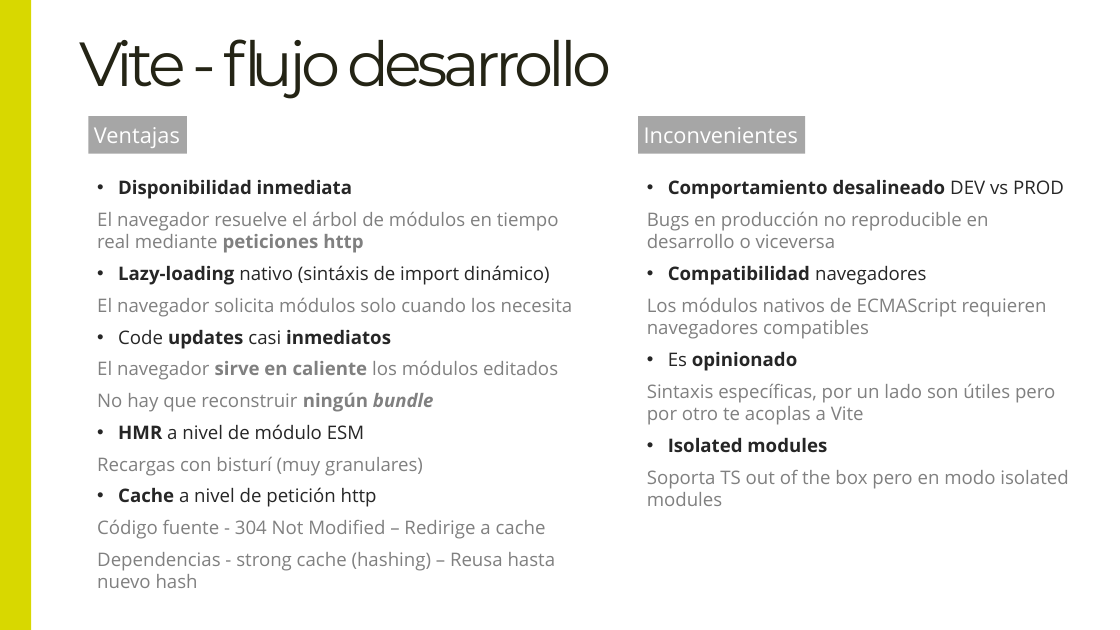
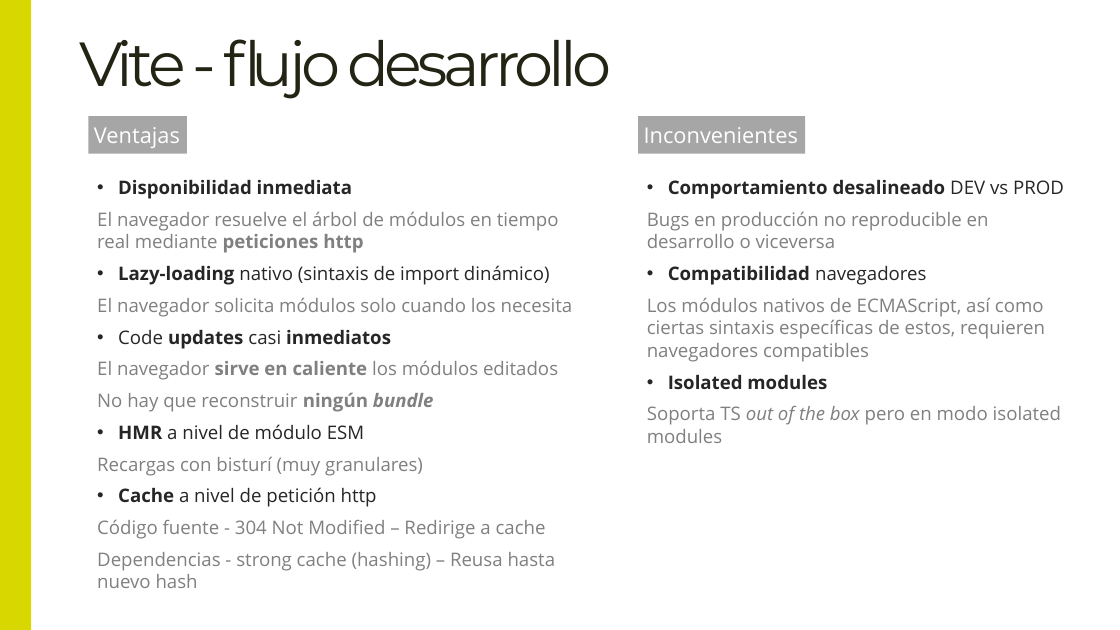
Before and after one commit to DillonGru28/Master-Frontend-Lemon, a slide deck: slide 8 of 03-bundling/06-vite/00-teoría/Introducción a vite.pptx. Drawn at 1120x630 pixels with LibreOffice and Linux fonts; fonts in the diff are those of the drawing. Boxes give left, top, right and bottom in pixels: in the first picture for what was removed or moved away, otherwise in the second. Text is boxed around its words. In the diff, an @@ line names an element or a change of style, - is before the commit and + after.

Commit message:
vite: typos in slides

```diff
--- a/03-bundling/06-vite/00-teoría/Introducción a vite.pptx
+++ b/03-bundling/06-vite/00-teoría/Introducción a vite.pptx
@@ text at (x1=118, y1=265, x2=550, y2=285): text changed @@
-• Lazy-loading nativo (sintáxis de import dinámico)
+• Lazy-loading nativo (sintaxis de import dinámico)
@@ text at (x1=647, y1=298, x2=1045, y2=362): text changed @@
-Los módulos nativos de ECMAScript requieren navegadores compatibles
-• Es opinionado
-Sintaxis específicas, por un lado son útiles pero por otro te acoplas a Vite
+Los módulos nativos de ECMAScript, así como ciertas sintaxis específicas de estos, requieren navegadores compatibles
@@ text at (x1=647, y1=406, x2=1061, y2=443): italic on in "out of the box" @@
```
Also in this commit, not shown: 1 other slide changed.
